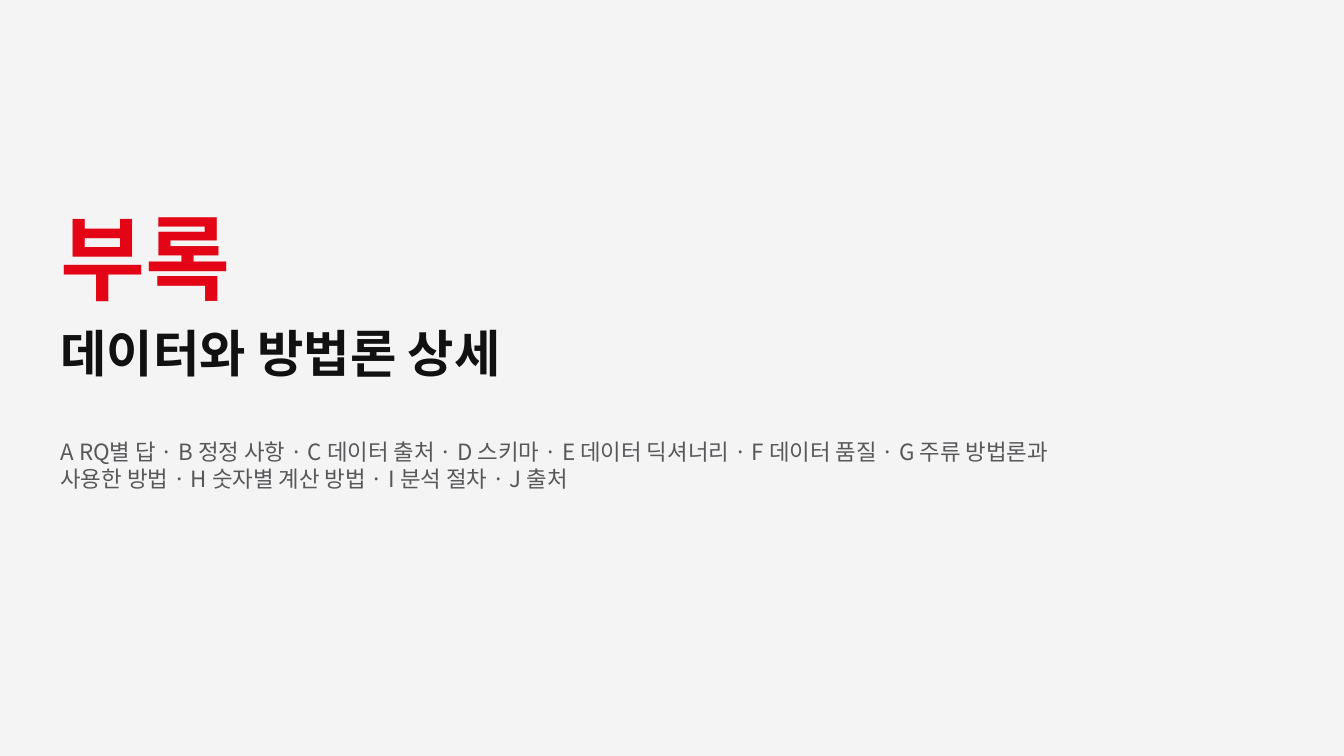
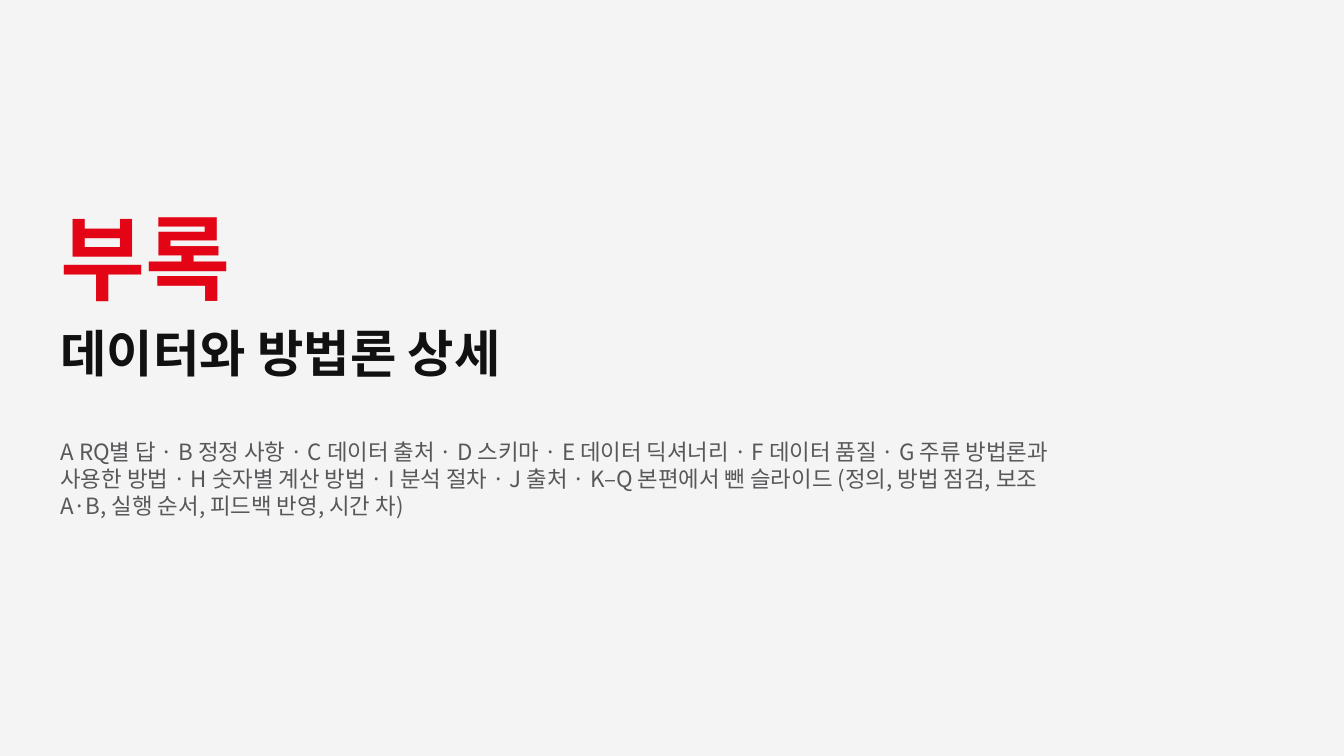
Before and after one commit to underthesun7213/social-data, a slide deck: slide 24 of presentation/hm_retention_deck_ko.pptx (slide 30 before the commit). Drawn at 1344x756 pixels with LibreOffice and Linux fonts; fonts in the diff are those of the drawing. Boxes give left, top, right and bottom in pixels: in the first picture for what was removed or moved away, otherwise in the second. Text is boxed around its words. In the diff, an @@ line names an element or a change of style, - is before the commit and + after.

```diff
--- a/presentation/hm_retention_deck_ko.pptx
+++ b/presentation/hm_retention_deck_ko.pptx
@@ text at <box>60,441,1048,518</box>: text changed @@
-A RQ별 답 · B 정정 사항 · C 데이터 출처 · D 스키마 · E 데이터 딕셔너리 · F 데이터 품질 · G 주류 방법론과 사용한 방법 · H 숫자별 계산 방법 · I 분석 절차 · J 출처
+A RQ별 답 · B 정정 사항 · C 데이터 출처 · D 스키마 · E 데이터 딕셔너리 · F 데이터 품질 · G 주류 방법론과 사용한 방법 · H 숫자별 계산 방법 · I 분석 절차 · J 출처 · K–Q 본편에서 뺀 슬라이드 (정의, 방법 점검, 보조 A·B, 실행 순서, 피드백 반영, 시간 차)
```
Also in this commit, not shown: 19 other slides changed, 1 slide added, 4 other files.
